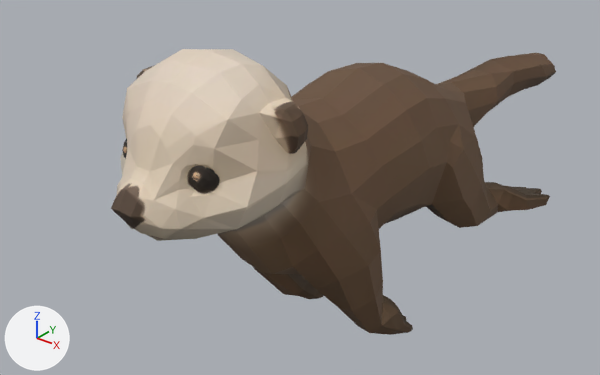
Renders of the FBX model Assets/ArtResource/Otter/SeaOtter/sea_otter.fbx from each side of a commit.
The view is the same before and after, from a 50 mm lens placed at (0.4, -0.572, 0.448), pointed at (-0.054, -0.004, 0.096). Every picture has the same lights, and +X, +Y and +Z are marked at lower left. The older version comes first. Where no turn or scale is listed for an object, it has been applied to the vertices.

Names of what the first picture shows: 'SeaOtter'.
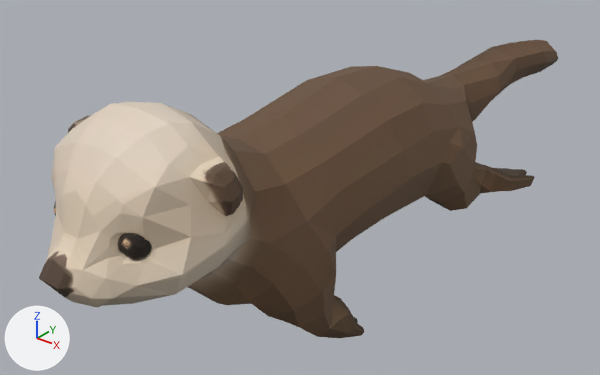
Pixel boxes [x1, y1, x2, y2] of what changed, in the pictures (600 x 375 px; the box of a moved part takes in the faces that stretch with it):
'SeaOtter', reshaped (17% wider)
    before: [111, 49, 556, 335]
    after: [39, 40, 558, 338]
part 1 of me_seaotter, moved or reshaped (mostly hidden afterwards)
    before: [122, 138, 127, 159]
    after: [54, 201, 56, 216]
part 2 of me_seaotter, moved or reshaped
    before: [189, 166, 220, 193]
    after: [119, 233, 152, 259]
part 3 of me_seaotter, moved or reshaped
    before: [111, 49, 556, 335]
    after: [39, 40, 558, 338]

The change, as a diff of the scene's bpy script:
```diff
--- a/Assets/ArtResource/Otter/SeaOtter/sea_otter.fbx.py
+++ b/Assets/ArtResource/Otter/SeaOtter/sea_otter.fbx.py
@@ me_seaotter @@
 # used by ob_seaotter; location = (0.0, 0.0, 0.0)
-me_seaotter.from_pydata(...)  # 1137 vertices, 1730 faces; spans x -0.112..0.112, y -0.265..0.442, z -0.026..0.282
+me_seaotter.from_pydata(...)  # 1137 vertices, 1730 faces; spans x -0.104..0.103, y -0.326..0.444, z 0.016..0.26
+# me_seaotter part 1: the loose piece of 189 vertices spanning x -0.046..-0.019, y -0.227..-0.199, z 0.198..0.227 is turned 3 degrees about the x axis through its middle, then moved by (0.0, -0.062, -0.022)
+# me_seaotter part 2: the loose piece of 189 vertices spanning x 0.019..0.046, y -0.227..-0.199, z 0.198..0.227 is turned 3 degrees about the x axis through its middle, then moved by (0.0, -0.062, -0.022)
+# me_seaotter part 3: 759 of 1137 vertices moved; they spanned x -0.112..0.112, y -0.265..0.442, z -0.026..0.282 and now span x -0.104..0.103, y -0.326..0.444, z 0.016..0.26; mean shift (0.0, -0.047, 0.011); largest move (0.057, 0.021, -0.023) -> (0.056, -0.063, 0.02)
 me_seaotter.materials.append(mat_seaotter)
```
